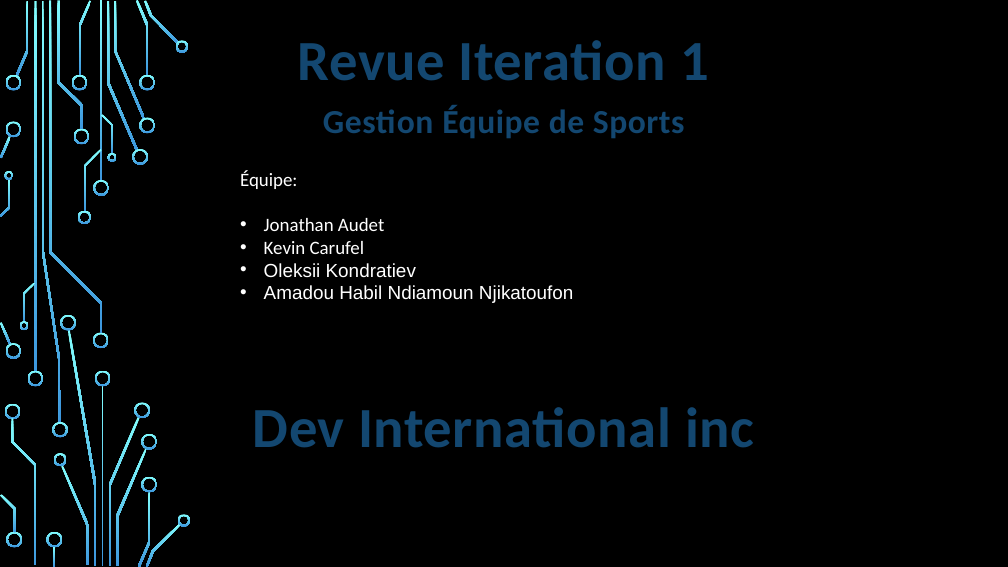
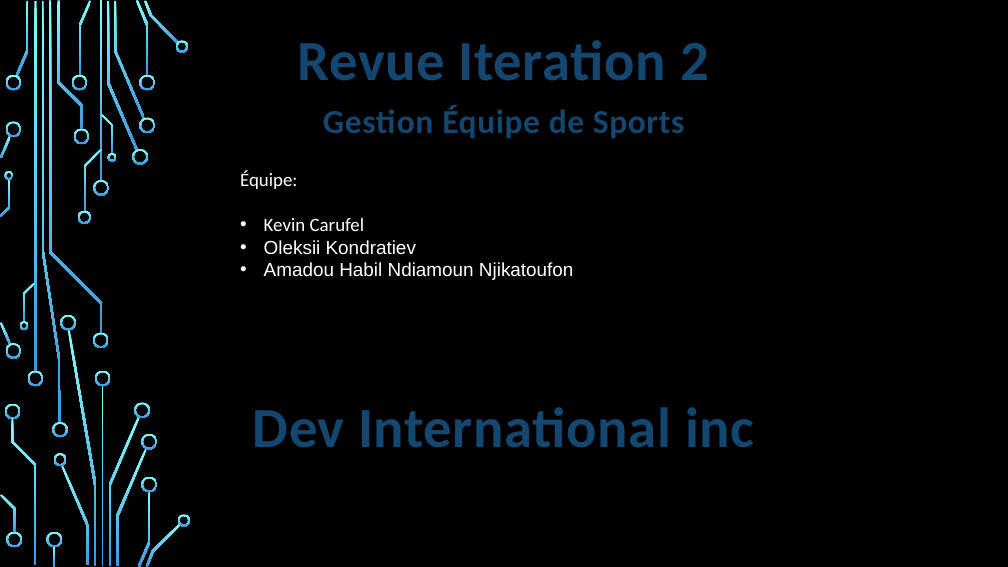
Before and after one commit to DFC-Informatique-Cegep-de-Sainte-Foy/GestionEquipesSportives, a slide deck: slide 1 of Documentation/Revue 2/Presentation_Revue_2.pptx. Drawn at 1008x567 pixels with LibreOffice and Linux fonts; fonts in the diff are those of the drawing; background and template pictures are left out. Boxes give left, top, right and bottom in pixels: in the first picture for what was removed or moved away, otherwise in the second. Text is boxed around its words. In the diff, an @@ line names an element or a change of style, - is before the commit and + after.

Commit message:
ppt revue 2

```diff
--- a/Documentation/Revue 2/Presentation_Revue_2.pptx
+++ b/Documentation/Revue 2/Presentation_Revue_2.pptx
@@ text at [298, 40, 709, 81]: text changed @@
-Revue Iteration 1
+Revue Iteration 2
@@ text at [264, 218, 384, 231]: paragraph removed @@
-• Jonathan Audet
```
Also in this commit, not shown: 8 other slides changed, 2 slides added, 1 other file.
